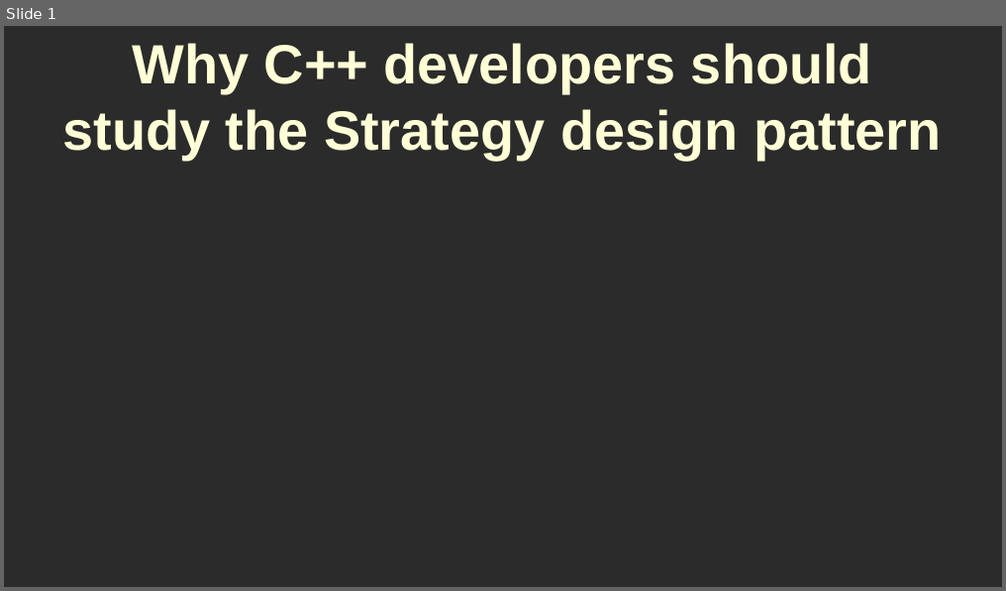
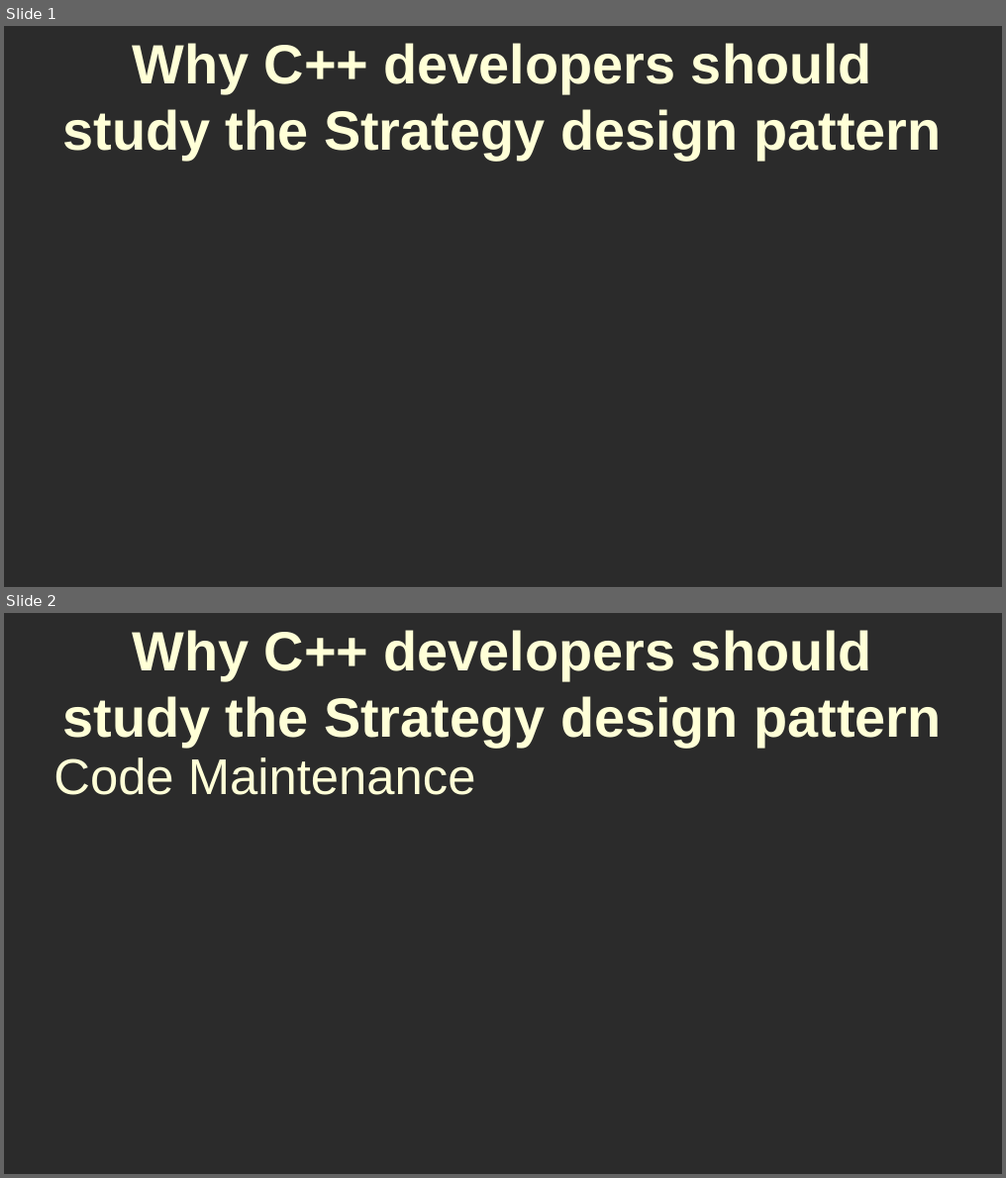
Before and after one commit to RayAndrade/CPPstudy, a slide deck: Creational/AbstractFactory/intro/why.odp. Shown one above the other, each under a label of ours: slide 1 before the commit, slides 1 and 2 after it. The pictures are 1006x591 and 1006x1178 pixels, drawn with LibreOffice and Linux fonts; fonts in the diff are those of the drawing; background and template pictures are left out; a plain dark background stands for a picture behind light text. Boxes give left, top, right and bottom in pixels: in the first picture for what was removed or moved away, otherwise in the second. Text is boxed around its words. In the diff, an @@ line names an element or a change of style, - is before the commit and + after.

```diff
--- a/Creational/AbstractFactory/intro/why.odp
+++ b/Creational/AbstractFactory/intro/why.odp
@@ slide 2 added at (4, 613, 1002, 1174), background picture (left out) @@
@@ title added at (63, 630, 941, 747), 44 pt, text #FFFFD7, bold @@
+Why C++ developers should study the Strategy design pattern
@@ subtitle added at (54, 758, 476, 795), 40 pt, text #FFFFD7 @@
+Code Maintenance
```
Also in this commit, not shown: 6 other slides added.
